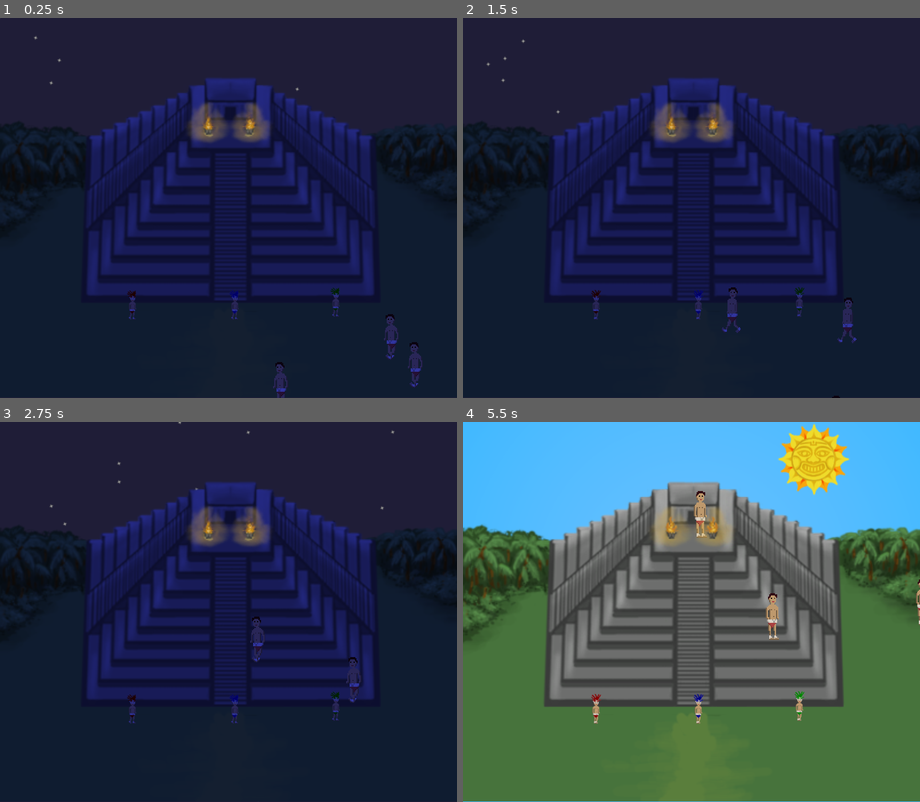
Above: before the commit, frames 1-4 (two rows, left to right).
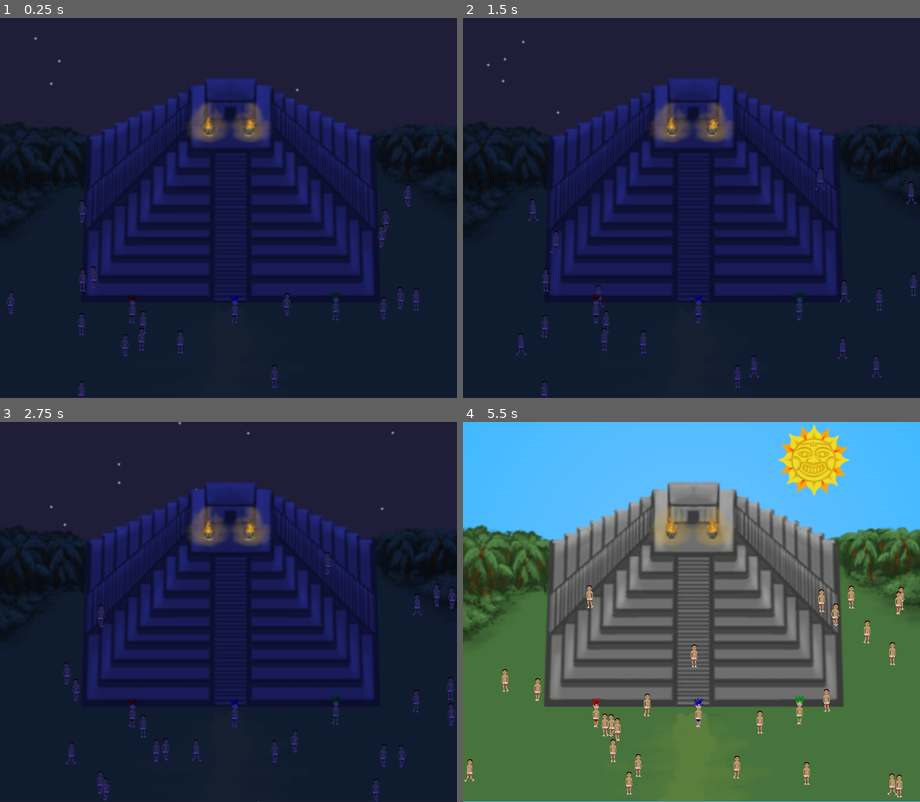
Above: after the commit, the same moments.

Repository: JohnMeadow1/RisingSun
Game: Godot game, scene res://main.tscn
Same seed, same stepped clock (60 frames per second), same inputs: the game is played once before the commit and once after it.
Inputs:
- Up to frame 1 (0.25 s): no input
- Up to frame 2 (1.5 s): no input
- Up to frame 3 (2.75 s): no input
- Up to frame 4 (5.5 s): no input

The runs differ from the first frame. In frame 1, 1.5% of the frame differs, in the area x 1-93%, y 4-100%; in frame 2, 1.4%; in frame 3, 1.5%; in frame 4, 2.8%, in the area x 0-100%, y 0-99%.

Commit message:
Good merge

Diff:
--- a/source/main.tscn
+++ b/source/main.tscn
@@ -1,12 +1,13 @@
-[gd_scene load_steps=8 format=2]
+[gd_scene load_steps=9 format=2]
 
 [ext_resource path="res://main.gd" type="Script" id=1]
 [ext_resource path="res://scenes/sky.tscn" type="PackedScene" id=2]
 [ext_resource path="res://images/background0.png" type="Texture" id=3]
 [ext_resource path="res://images/temple0.png" type="Texture" id=4]
 [ext_resource path="res://scenes/players/player1.tscn" type="PackedScene" id=5]
-[ext_resource path="res://scenes/no_player.tscn" type="PackedScene" id=6]
-[ext_resource path="res://scenes/fire_anim.tscn" type="PackedScene" id=7]
+[ext_resource path="res://scripts/spawner.gd" type="Script" id=6]
+[ext_resource path="res://scenes/no_player.tscn" type="PackedScene" id=7]
+[ext_resource path="res://scenes/fire_anim.tscn" type="PackedScene" id=8]
 
 [node name="main" type="Node2D" index="0"]
 
@@ -26,7 +27,7 @@
 
 [node name="Sun" parent="background" index="0" instance=ExtResource( 2 )]
 
-position = Vector2( 200.979, 138.667 )
+position = Vector2( 200.979, 139.351 )
 _sections_unfolded = [ "Transform" ]
 
 [node name="background" type="Sprite" parent="background" index="1"]
@@ -43,46 +44,153 @@
 
 position = Vector2( 200.122, 173.804 )
 texture = ExtResource( 4 )
+__meta__ = {
+"_edit_lock_": true
+}
+
+[node name="StaticBody2D" type="StaticBody2D" parent="background" index="3"]
+
+input_pickable = false
+collision_layer = 3
+collision_mask = 3
+constant_linear_velocity = Vector2( 0, 0 )
+constant_angular_velocity = 0.0
+friction = 1.0
+bounce = 0.0
+_sections_unfolded = [ "Collision" ]
+__meta__ = {
+"_edit_lock_": true
+}
+
+[node name="CollisionPolygon2D" type="CollisionPolygon2D" parent="background/StaticBody2D" index="0"]
+
+build_mode = 1
+polygon = PoolVector2Array( 163.568, 104.158, 165.381, 115.948, 184.427, 117.761, 185.333, 247.45, 72.8758, 248.357, 73.7827, 187.594 )
+__meta__ = {
+"_edit_lock_": true
+}
+
+[node name="CollisionPolygon2D2" type="CollisionPolygon2D" parent="background/StaticBody2D" index="1"]
+
+build_mode = 1
+polygon = PoolVector2Array( 218.889, 118.215, 233.854, 115.948, 235.667, 96.9023, 330.44, 188.047, 330.44, 250.171, 222.064, 247.45 )
+__meta__ = {
+"_edit_lock_": true
+}
+
+[node name="CollisionPolygon2D3" type="CollisionPolygon2D" parent="background/StaticBody2D" index="2"]
+
+build_mode = 1
+polygon = PoolVector2Array( 2.58976, 187.141, 44.7614, 149.503, 74.6897, 148.597, 164.021, 72.869, 238.842, 71.9621, 326.813, 149.05, 329.987, 126.831, 362.636, 150.41, 399.819, 160.386, 427.934, 3.03642, -35.5007, 8.47792 )
+__meta__ = {
+"_edit_lock_": true
+}
+
+[node name="CollisionPolygon2D4" type="CollisionPolygon2D" parent="background/StaticBody2D" index="3"]
+
+build_mode = 0
+polygon = PoolVector2Array( 2.37819, 157.055, -61.106, 154.788, -59.9875, 344.491, -0.584442, 416.59, 410.249, 424.299, 503.661, 359.455, 491.418, 148.143, 400.273, 147.236, 398.459, 334.514, -0.584452, 332.247 )
+__meta__ = {
+"_edit_lock_": true
+}
 
 [node name="foreground" type="Node2D" parent="." index="1"]
 
 _sections_unfolded = [ "Visibility" ]
+__meta__ = {
+"_edit_group_": true,
+"_edit_lock_": true
+}
 
 [node name="player1" parent="foreground" index="0" instance=ExtResource( 5 )]
 
-position = Vector2( 116.207, 249.098 )
-_sections_unfolded = [ "Material", "Transform", "Visibility" ]
+position = Vector2( 116.207, 265.765 )
+_sections_unfolded = [ "Collision", "Material", "Transform", "Visibility" ]
 PLAYER_NUM = 1
 
 [node name="player2" parent="foreground" index="1" instance=ExtResource( 5 )]
 
-position = Vector2( 294.229, 246.643 )
-_sections_unfolded = [ "Material", "Transform", "Visibility" ]
+position = Vector2( 294.229, 263.31 )
+_sections_unfolded = [ "Collision", "Material", "Transform", "Visibility" ]
 PLAYER_NUM = 2
 
 [node name="player3" parent="foreground" index="2" instance=ExtResource( 5 )]
 
-position = Vector2( 205.832, 249.098 )
-_sections_unfolded = [ "Material", "Transform", "Visibility" ]
+position = Vector2( 205.832, 265.765 )
+_sections_unfolded = [ "Collision", "Material", "Transform", "Visibility" ]
 PLAYER_NUM = 3
 
 [node name="items" type="Node2D" parent="foreground" index="3"]
 
-editor/display_folded = true
+script = ExtResource( 6 )
 _sections_unfolded = [ "Transform" ]
 __meta__ = {
+"_edit_group_": true,
 "_edit_lock_": true
 }
 
-[node name="npc" parent="foreground/items" index="0" instance=ExtResource( 6 )]
+[node name="npc" parent="foreground/items" index="0" instance=ExtResource( 7 )]
 
-[node name="npc2" parent="foreground/items" index="1" instance=ExtResource( 6 )]
+[node name="npc2" parent="foreground/items" index="1" instance=ExtResource( 7 )]
 
-[node name="npc3" parent="foreground/items" index="2" instance=ExtResource( 6 )]
+[node name="npc3" parent="foreground/items" index="2" instance=ExtResource( 7 )]
 
-[node name="npc4" parent="foreground/items" index="3" instance=ExtResource( 6 )]
+[node name="npc4" parent="foreground/items" index="3" instance=ExtResource( 7 )]
 
-[node name="fire_anim" parent="." index="2" instance=ExtResource( 7 )]
+[node name="npc5" parent="foreground/items" index="4" instance=ExtResource( 7 )]
+
+[node name="npc6" parent="foreground/items" index="5" instance=ExtResource( 7 )]
+
+[node name="npc7" parent="foreground/items" index="6" instance=ExtResource( 7 )]
+
+[node name="npc8" parent="foreground/items" index="7" instance=ExtResource( 7 )]
+
+[node name="npc9" parent="foreground/items" index="8" instance=ExtResource( 7 )]
+
+[node name="npc10" parent="foreground/items" index="9" instance=ExtResource( 7 )]
+
+[node name="npc11" parent="foreground/items" index="10" instance=ExtResource( 7 )]
+
+[node name="npc12" parent="foreground/items" index="11" instance=ExtResource( 7 )]
+
+[node name="npc13" parent="foreground/items" index="12" instance=ExtResource( 7 )]
+
+[node name="npc14" parent="foreground/items" index="13" instance=ExtResource( 7 )]
+
+[node name="npc15" parent="foreground/items" index="14" instance=ExtResource( 7 )]
+
+[node name="npc16" parent="foreground/items" index="15" instance=ExtResource( 7 )]
+
+[node name="npc17" parent="foreground/items" index="16" instance=ExtResource( 7 )]
+
+[node name="npc18" parent="foreground/items" index="17" instance=ExtResource( 7 )]
+
+[node name="npc19" parent="foreground/items" index="18" instance=ExtResource( 7 )]
+
+[node name="npc20" parent="foreground/items" index="19" instance=ExtResource( 7 )]
+
+[node name="spawn_points" type="Node2D" parent="foreground" index="4"]
+
+[node name="Node2D" type="Node2D" parent="foreground/spawn_points" index="0"]
+
+position = Vector2( 37.3376, 204.4 )
+scale = Vector2( 3, 3 )
+
+[node name="Node2D2" type="Node2D" parent="foreground/spawn_points" index="1"]
+
+position = Vector2( 116.178, 291.999 )
+scale = Vector2( 3, 3 )
+
+[node name="Node2D3" type="Node2D" parent="foreground/spawn_points" index="2"]
+
+position = Vector2( 281.597, 287.352 )
+scale = Vector2( 3, 3 )
+
+[node name="Node2D4" type="Node2D" parent="foreground/spawn_points" index="3"]
+
+position = Vector2( 359.406, 213.056 )
+scale = Vector2( 3, 3 )
+
+[node name="fire_anim" parent="." index="2" instance=ExtResource( 8 )]
 
 position = Vector2( 199.911, 171.072 )
-scale = Vector2( 1.03852, 0.952977 )
--- a/source/scenes/no_player.tscn
+++ b/source/scenes/no_player.tscn
@@ -53,9 +53,8 @@
 "values": [ 5, 6 ]
 }
 
-[sub_resource type="Animation" id=2]
+[sub_resource type="Animation" id=3]
 
-resource_name = "walk"
 length = 0.8
 loop = true
 step = 0.1
@@ -84,18 +83,27 @@
 "values": [ false ]
 }
 
-[node name="npc" type="Node2D"]
+[sub_resource type="CircleShape2D" id=4]
 
+custom_solver_bias = 0.0
+radius = 2.0
+
+[node name="npc" type="KinematicBody2D"]
+
+input_pickable = false
+collision_layer = 1
+collision_mask = 1
+collision/safe_margin = 0.08
 script = ExtResource( 1 )
 _sections_unfolded = [ "Material", "Transform", "Visibility" ]
 
 [node name="Sprite" type="Sprite" parent="." index="0"]
 
-position = Vector2( 1.7076, 0 )
-scale = Vector2( 0.88616, 1 )
+position = Vector2( 0, -9 )
+scale = Vector2( 0.5, 0.5 )
 texture = ExtResource( 2 )
 hframes = 7
-_sections_unfolded = [ "Animation", "Material", "Offset", "Pause", "Region", "Visibility" ]
+_sections_unfolded = [ "Animation", "Material", "Offset", "Pause", "Region", "Transform", "Visibility" ]
 
 [node name="AnimationPlayer" type="AnimationPlayer" parent="Sprite" index="0"]
 
@@ -105,7 +113,11 @@
 playback_default_blend_time = 0.0
 playback_speed = 1.0
 anims/idle = SubResource( 1 )
-anims/panic = SubResource( 3 )
-anims/walk = SubResource( 2 )
+anims/panic = SubResource( 2 )
+anims/walk = SubResource( 3 )
 blend_times = [  ]
 _sections_unfolded = [ "Playback Options" ]
+
+[node name="CollisionShape2D" type="CollisionShape2D" parent="." index="1"]
+
+shape = SubResource( 4 )
--- a/source/scenes/players/player1.tscn
+++ b/source/scenes/players/player1.tscn
@@ -35,26 +35,40 @@
 "values": [ 1, 2, 3, 4 ]
 }
 
-[node name="player" type="Node2D"]
+[sub_resource type="CircleShape2D" id=2]
 
+custom_solver_bias = 0.0
+radius = 3.0
+
+[node name="player" type="KinematicBody2D"]
+
+input_pickable = false
+collision_layer = 2
+collision_mask = 2
+collision/safe_margin = 0.08
 script = ExtResource( 1 )
+_sections_unfolded = [ "Collision" ]
 PLAYER_NUM = null
 
 [node name="Sprite" type="Sprite" parent="." index="0"]
 
+position = Vector2( 0, -13 )
 scale = Vector2( 0.5, 0.5 )
+z_index = 5
 texture = ExtResource( 2 )
 hframes = 5
 frame = 1
-_sections_unfolded = [ "Animation", "Region", "Transform" ]
+_sections_unfolded = [ "Animation", "Region", "Transform", "Z Index" ]
 
 [node name="Sprite2" type="Sprite" parent="." index="1"]
 
+position = Vector2( 0, -13 )
 scale = Vector2( 0.5, 0.5 )
+z_index = 6
 texture = ExtResource( 3 )
 hframes = 5
 frame = 1
-_sections_unfolded = [ "Animation" ]
+_sections_unfolded = [ "Animation", "Z Index" ]
 
 [node name="AnimationPlayer" type="AnimationPlayer" parent="." index="2"]
 
@@ -65,3 +79,7 @@
 playback_speed = 1.0
 anims/walk = SubResource( 1 )
 blend_times = [  ]
+
+[node name="CollisionShape2D" type="CollisionShape2D" parent="." index="3"]
+
+shape = SubResource( 2 )
--- a/source/scripts/npc.gd
+++ b/source/scripts/npc.gd
@@ -1,4 +1,4 @@
-extends Node2D
+extends KinematicBody2D
 
 var walk_timer = null
 var idle_timer = null
@@ -22,14 +22,19 @@
 	self.idle_timer.set_one_shot(true)
 	self.add_child(self.idle_timer)
 
-	position.x = rand_range(50,500)
-	position.y = rand_range(50,500)
+	initialize_random_position()
+
 
 	# Init behavior
 	if randi() % 2:
 		self.randomize_move()
 	else:
 		self.randomize_idle()
+func initialize_random_position():
+	var point = $"../../spawn_points".get_child(randi()%$"../../spawn_points".get_children().size()).position
+
+	position = point + Vector2(rand_range(-50,50),rand_range(-50,50))
+#	print(point)
 
 func randomize_move():
 	$Sprite/AnimationPlayer.play("walk")
@@ -39,7 +44,7 @@
 	self.walk_timer.wait_time = rand_range(3.0, 5.0)
 	self.walk_timer.start()
 
-	speed = rand_range(0.3, 1.0)
+	speed = rand_range(0.3, 0.6)
 	var orient = rand_range(0, 2 * PI)
 	dir = Vector2(sin(orient), cos(orient))
 
@@ -80,7 +85,10 @@
 					dir = -dir
 
 				position += dir * speed
-
+				var collisions = move_and_collide(dir *speed )
+				if collisions:
+					var orient = rand_range(0, 2 * PI)
+					dir = Vector2(sin(orient), cos(orient))
 				if(dir.x > 0):
 					$Sprite.flip_h = false
 				else:
--- a/source/scripts/players/player1.gd
+++ b/source/scripts/players/player1.gd
@@ -1,4 +1,4 @@
-extends Node2D
+extends KinematicBody2D
 
 # class member variables go here, for example:
 # var a = 2
@@ -36,24 +36,32 @@
 	#
 	# Move inputs
 	#
-	var offset = (MOVE_SPEED + (self.boost_timer.time_left / self.boost_timer.wait_time) * BOOST_SPEED) * delta
+	var move = Vector2()
+#	var offset = (MOVE_SPEED + (self.boost_timer.time_left / self.boost_timer.wait_time) * BOOST_SPEED) * delta
+	var offset = MOVE_SPEED *delta
 
 	if Input.is_action_pressed("move_up_p" + str(PLAYER_NUM)) and position.y > 0:
-		position.y -= offset;
+#		position.y -= offset;
+		move.y  -= offset;
 
 	if Input.is_action_pressed("move_down_p" + str(PLAYER_NUM)) and position.y < get_viewport_rect().size.y:
-		position.y += offset;
+#		position.y += offset;
+		move.y  += offset;
 
 	if Input.is_action_pressed("move_left_p" + str(PLAYER_NUM)) and position.x > 0:
-		position.x -= offset;
+#		position.x -= offset;
+		move.x  -= offset;
 
 	if Input.is_action_pressed("move_right_p" + str(PLAYER_NUM)) and position.x < get_viewport_rect().size.x:
-		position.x += offset;
+#		position.x += offset;
+		move.x  += offset;
 
 	# Boost
 	if Input.is_action_pressed("alt_p" + str(PLAYER_NUM)) and position.x < get_viewport_rect().size.x:
 		self.boost_timer.start()
 
+
+	move_and_slide(move *100)
 	#
 	# Others
 	#
--- /dev/null
+++ b/source/scripts/spawner.gd
@@ -0,0 +1,16 @@
+extends Node2D
+
+var npc_object = load("res://scenes/no_player.tscn")
+var timer = 0.0
+
+func _ready():
+	# Called every time the node is added to the scene.
+	# Initialization here
+	pass
+
+func _process(delta):
+	timer += delta
+	if timer > 1:
+		timer = 0
+		add_child(npc_object.instance())
+	pass
Not shown: 2 places in source/scenes/no_player.tscn that only renumber resources
Not shown: 1 places in source/scenes/players/player1.tscn that only renumber resources
